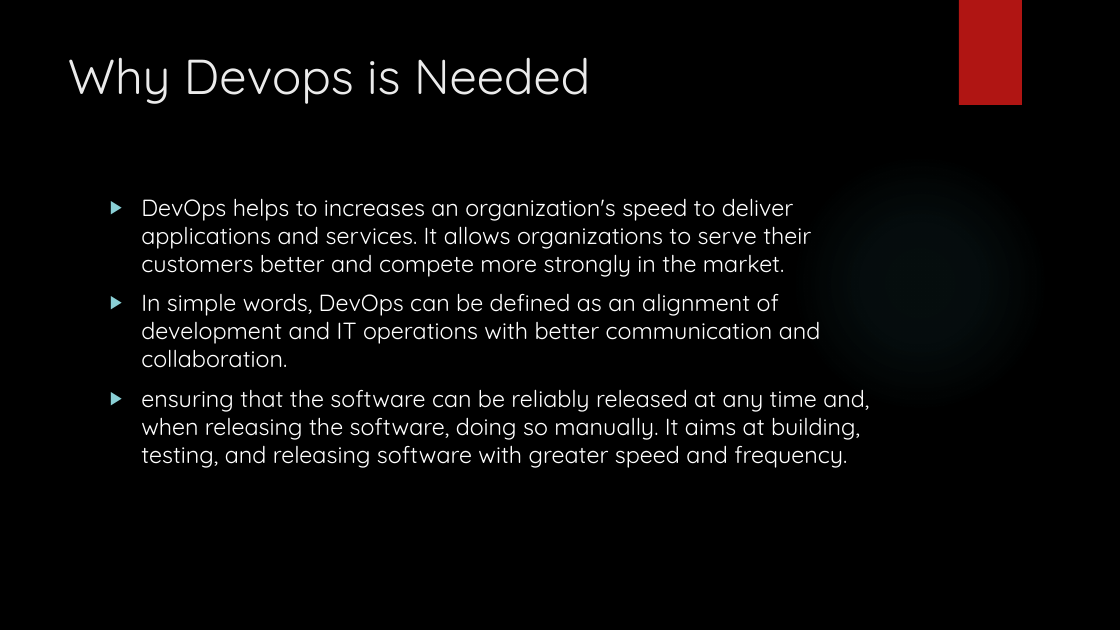
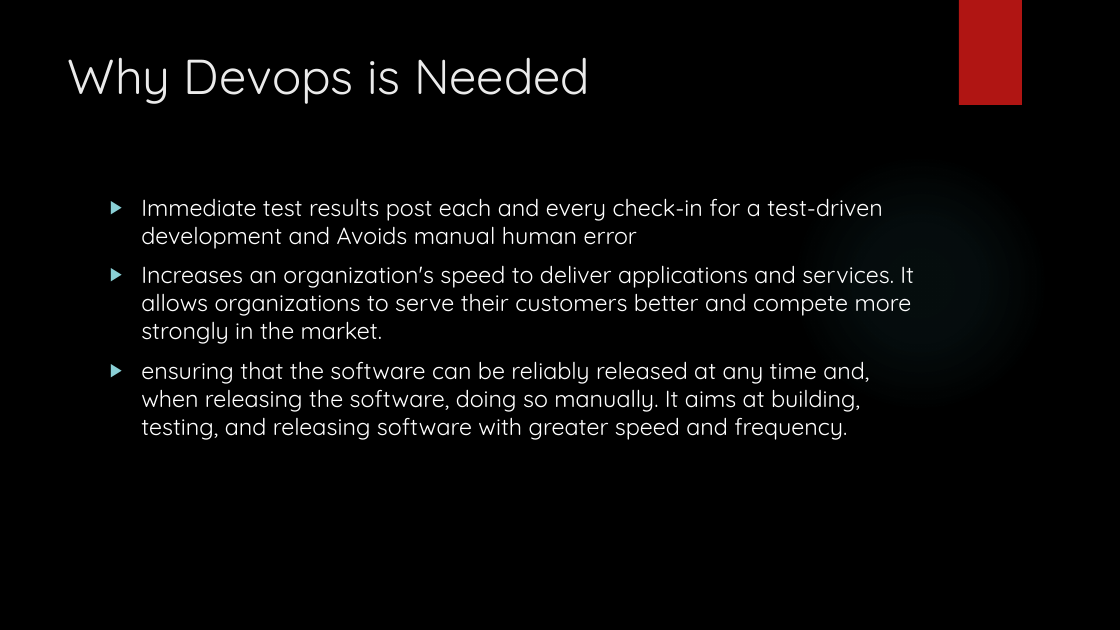
Before and after one commit to vetritamil2425/Uploads, a slide deck: slide 6 of DEVOPS-Demo Session.pptx (slide 5 before the commit). Drawn at 1120x630 pixels with LibreOffice and Linux fonts; fonts in the diff are those of the drawing; background and template pictures are left out. Boxes give left, top, right and bottom in pixels: in the first picture for what was removed or moved away, otherwise in the second. Text is boxed around its words. In the diff, an @@ line names an element or a change of style, - is before the commit and + after.

```diff
--- a/DEVOPS-Demo Session.pptx
+++ b/DEVOPS-Demo Session.pptx
@@ text at (141, 198, 914, 344): text changed @@
-▶ DevOps helps to increases an organization's speed to deliver applications and services. It allows organizations to serve their customers better and compete more strongly in the market.
-▶ In simple words, DevOps can be defined as an alignment of development and IT operations with better communication and collaboration.
+▶ Immediate test results post each and every check-in for a test-driven development and Avoids manual human error
+▶ Increases an organization's speed to deliver applications and services. It allows organizations to serve their customers better and compete more strongly in the market.
```
Also in this commit, not shown: 2 other slides changed, 7 slides added, 2 slides removed.
